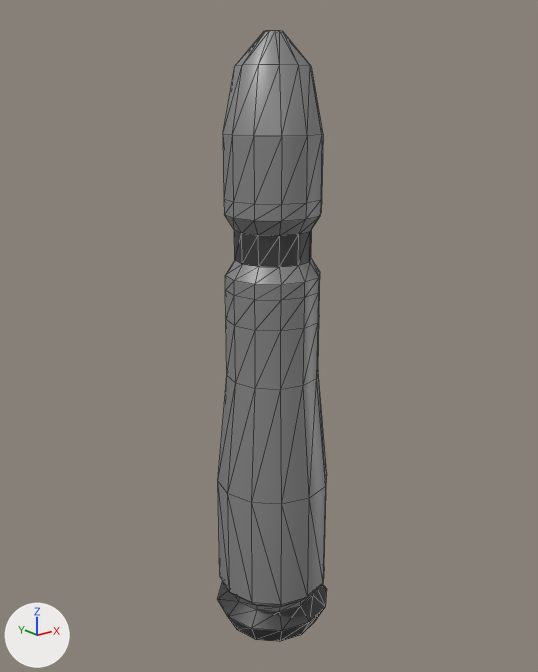
Two versions of the glTF model src/assets/models/Standard-Concussive-Missile-v01.glb, one commit apart.
The view is the same before and after, from a 50 mm lens placed at (-0.765, -0.946, 0.747), pointed at (-0.016, -0.009, 0.372). Arrows for +X, +Y and +Z are at lower left; the lights stay in place. Mesh edges are drawn as thin lines. Where no turn or scale is listed for an object, it has been applied to the vertices. Vertices at the same position are counted once.

Names of what the first picture shows: 'Missile'.
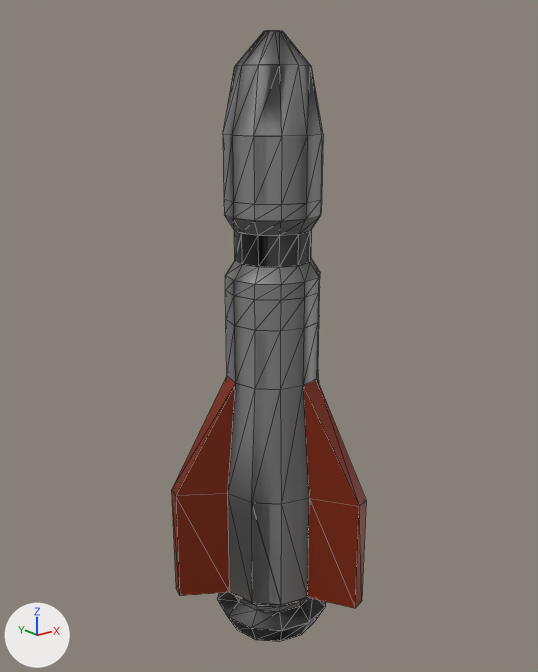
Boxes (x1, y1, x2, y2) around the edits, measured in the pictures (538 x 672 px):
'Missile', reshaped (77% wider): before (218, 30, 327, 642); after (172, 30, 366, 642)
part 1 of me_cylinder_001, added: after (172, 30, 366, 642)

The change in detail:
me_cylinder_001 is used by ob_missile; location (0.0, 0.0, 0.0).
me_cylinder_001 had 232 vertices, 460 faces and spanned x -0.106..0.14, y -0.106..0.14, z -0.19..0.85.
me_cylinder_001 now has 686 vertices, 1380 faces and spans x -0.182..0.14, y -0.182..0.14, z -0.19..0.85.
me_cylinder_001 part 1: 454 vertices added at x -0.182..0.106, y -0.182..0.106, z -0.19..0.85.
